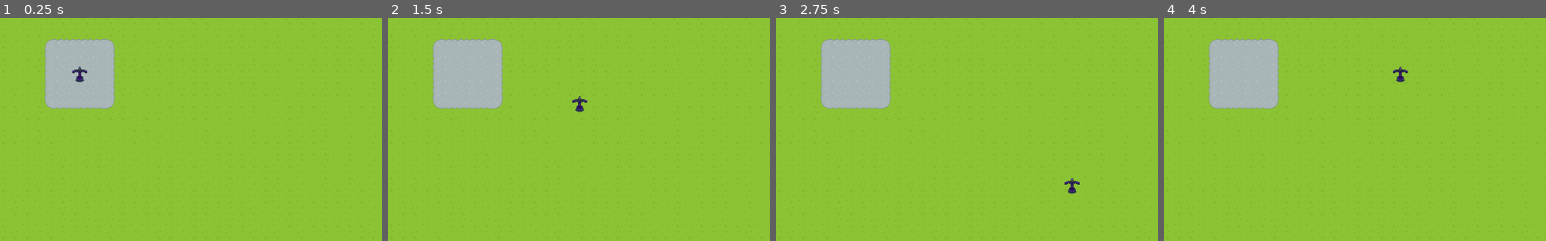
Above: before the commit, frames 1-4 (left to right).
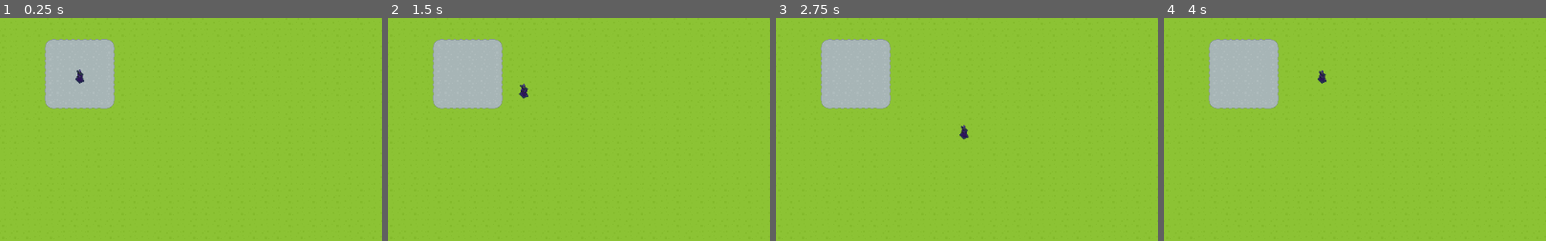
Above: after the commit, the same moments.

Repository: acleverpun/waves
Game: Godot game, scene res://src/states/main.tscn
Two runs of this game, one before a commit and one after it. Both use one fixed random seed, a clock stepped at 60 frames per second and the inputs below.
Inputs:
- Up to frame 1 (0.25 s): no input
- Up to frame 2 (1.5 s): tap Enter at 0.5 s; hold U (move.right) 0.53-1.28 s; tap Space at 1.25 s; hold E (move.down) from 1.28 s (still down)
- Up to frame 3 (2.75 s): tap Enter at 2 s; release E (move.down) at 2.03 s; hold U (move.right) from 2.03 s (still down)
- Up to frame 4 (4 s): release U (move.right) at 2.78 s; hold . (move.up) 2.78-3.53 s; tap Space at 3.5 s; hold O (move.left) from 3.53 s (still down)
The pictures show only the part of the screen within x 35-85%, y 30-80%; the shares and areas given below are measured in that part.

The runs differ from the first frame. In frame 1, 0.1% of the frame differs, in the area x 18-23%, y 21-30%; in frame 2, 0.3%, in the area x 34-53%, y 29-43%; in frame 3, 0.2%; in frame 4, 0.2%.

Commit message:
Added idle animation.
Signed-off-by: Ross Hadden <rosshadden@gmail.com>

Diff:
--- a/src/actors/player.gd
+++ b/src/actors/player.gd
@@ -2,6 +2,12 @@
 
 onready var viewport = get_node("viewport")
 onready var sprite = get_node("sprite")
+onready var model = viewport.get_node("model")
+onready var animPlayer = model.get_node("animationPlayer")
 
 func _ready():
 	sprite.texture = viewport.get_texture()
+
+	animPlayer.get_animation("Idle").loop = true
+	animPlayer.get_animation("Walk").loop = true
+	animPlayer.play("Idle")
--- a/src/components/mover.gd
+++ b/src/components/mover.gd
@@ -6,7 +6,7 @@
 const LEFT = Vector2(-1, 0)
 const RIGHT = Vector2(1, 0)
 
-export var speed = 200.0
+export var speed = 100.0
 
 onready var parent = get_parent()
 
